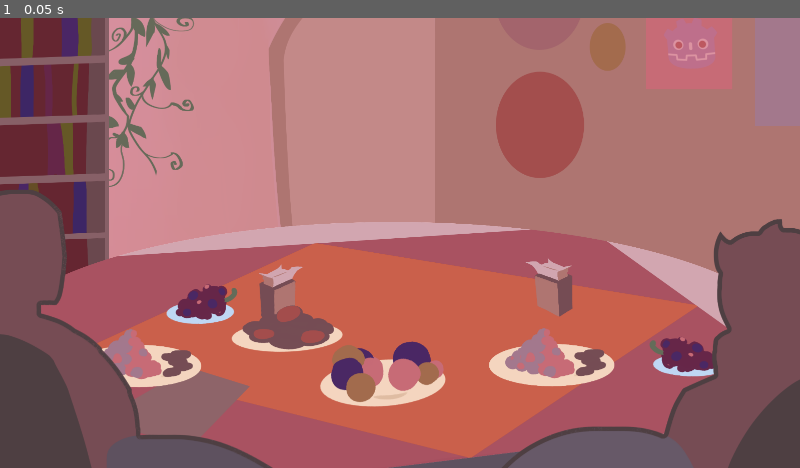
Above: before the commit, frame 1.
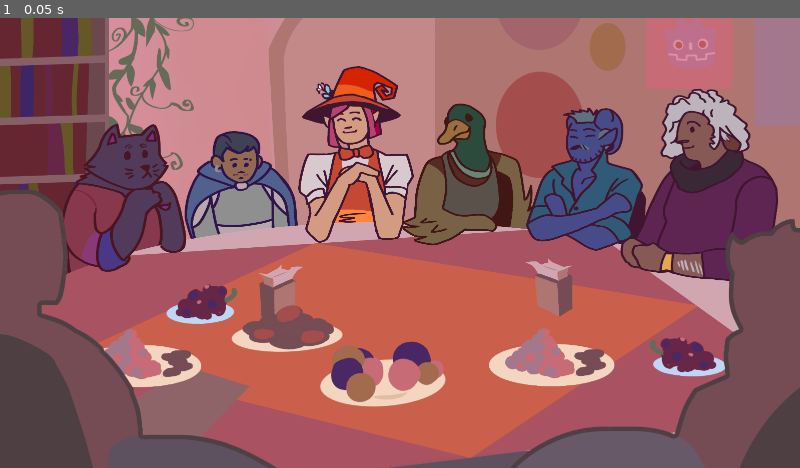
Above: after the commit, the same moment.

Repository: milana-94888u/tea-party
Game: Godot game, scene res://src/scenes/main/main.tscn
The game is run twice, just before and just after one commit, with the same random seed, the same clock (stepped at 60 frames per second) and the same inputs. This scene is started directly instead of the project's main scene.
Inputs:
- Up to frame 1 (0.05 s): no input

The runs differ from the first frame. In frame 1, 21% of the frame differs, in the area x 5-100%, y 10-100%.

Commit message:
prepare main scene

Diff:
--- /dev/null
+++ b/resources/characters/liam.tres
@@ -0,0 +1,15 @@
+[gd_resource type="Resource" script_class="CharacterData" load_steps=4 format=3 uid="uid://ceeqxdqudfeq7"]
+
+[ext_resource type="Texture2D" uid="uid://1m02tk1pqjnj" path="res://assets/liam back.png" id="1_hxlbm"]
+[ext_resource type="Texture2D" uid="uid://c3rfoceqfqm4" path="res://assets/liam front.png" id="2_v2rgd"]
+[ext_resource type="Script" path="res://src/resources/character_data.gd" id="3_pcmh5"]
+
+[resource]
+script = ExtResource("3_pcmh5")
+name = "Liam"
+desired_effects = Array[int]([0, 0])
+undesired_effects = Array[int]([0, 0])
+back_sprite_base = ExtResource("1_hxlbm")
+front_sprite_base = ExtResource("2_v2rgd")
+back_sprite_tea = ExtResource("2_v2rgd")
+front_sprite_tea = ExtResource("2_v2rgd")
--- a/resources/characters/om.tres
+++ b/resources/characters/om.tres
@@ -8,5 +8,5 @@
 name = "Om"
 desired_effects = Array[int]([0, 0])
 undesired_effects = Array[int]([0, 0])
-back_sprite_base = ExtResource("1_gks72")
-back_sprite_tea = ExtResource("1_gks72")
+front_sprite_base = ExtResource("1_gks72")
+front_sprite_tea = ExtResource("1_gks72")
--- a/src/scenes/main/character.tscn
+++ b/src/scenes/main/character.tscn
@@ -1,9 +1,6 @@
-[gd_scene load_steps=5 format=3 uid="uid://cebisjuser8u0"]
+[gd_scene load_steps=2 format=3 uid="uid://cebisjuser8u0"]
 
 [ext_resource type="Script" path="res://src/scenes/main/character.gd" id="1_10xxw"]
-[ext_resource type="Resource" uid="uid://cjniub0lh24nm" path="res://resources/characters/vivienne.tres" id="2_vq6um"]
-[ext_resource type="Texture2D" uid="uid://bq7xb5yopt4pm" path="res://assets/vivienne back.png" id="3_xev82"]
-[ext_resource type="Texture2D" uid="uid://dpla5kyf3s51c" path="res://assets/vivienne front.png" id="4_ra1tu"]
 
 [node name="Character" type="Control"]
 layout_mode = 3
@@ -13,7 +10,6 @@
 grow_horizontal = 2
 grow_vertical = 2
 script = ExtResource("1_10xxw")
-character_data = ExtResource("2_vq6um")
 
 [node name="CharacterBack" type="TextureRect" parent="."]
 unique_name_in_owner = true
@@ -21,7 +17,6 @@
 layout_mode = 0
 offset_right = 40.0
 offset_bottom = 40.0
-texture = ExtResource("3_xev82")
 
 [node name="CupSpot" type="Control" parent="."]
 unique_name_in_owner = true
@@ -34,4 +29,3 @@
 layout_mode = 0
 offset_right = 1000.0
 offset_bottom = 1000.0
-texture = ExtResource("4_ra1tu")
--- a/src/scenes/main/main.tscn
+++ b/src/scenes/main/main.tscn
@@ -1,8 +1,15 @@
-[gd_scene load_steps=4 format=3 uid="uid://dyvattgxpc0el"]
+[gd_scene load_steps=11 format=3 uid="uid://dyvattgxpc0el"]
 
 [ext_resource type="Texture2D" uid="uid://dmdbr7nav2qbj" path="res://assets/background.png" id="1_p3who"]
 [ext_resource type="Texture2D" uid="uid://c5cgw5ytit845" path="res://assets/table.png" id="2_mxjnu"]
 [ext_resource type="Texture2D" uid="uid://b0q102v443u8x" path="res://assets/details on front.png" id="3_6bfes"]
+[ext_resource type="Resource" uid="uid://3t4lxng5vd02" path="res://resources/characters/selene.tres" id="4_4k6hw"]
+[ext_resource type="PackedScene" uid="uid://cebisjuser8u0" path="res://src/scenes/main/character.tscn" id="4_tdins"]
+[ext_resource type="Resource" uid="uid://c2je4p82bieq6" path="res://resources/characters/brokk.tres" id="5_0ci1l"]
+[ext_resource type="Resource" uid="uid://bkawa07t0v1ux" path="res://resources/characters/mel.tres" id="6_2dxjs"]
+[ext_resource type="Resource" uid="uid://cjniub0lh24nm" path="res://resources/characters/vivienne.tres" id="7_cmgwm"]
+[ext_resource type="Resource" uid="uid://cktjktliysf5n" path="res://resources/characters/om.tres" id="8_eijjg"]
+[ext_resource type="Resource" uid="uid://ceeqxdqudfeq7" path="res://resources/characters/liam.tres" id="8_s2x27"]
 
 [node name="Main" type="Control"]
 layout_mode = 3
@@ -13,6 +20,7 @@
 grow_vertical = 2
 
 [node name="Background" type="TextureRect" parent="."]
+z_index = -1
 layout_mode = 1
 anchors_preset = 15
 anchor_right = 1.0
@@ -34,11 +42,71 @@
 expand_mode = 3
 metadata/_edit_lock_ = true
 
+[node name="Characters" type="Control" parent="."]
+anchors_preset = 0
+offset_right = 40.0
+offset_bottom = 40.0
+
+[node name="Selene" parent="Characters" instance=ExtResource("4_tdins")]
+layout_mode = 1
+offset_left = 63.0
+offset_top = 191.0
+offset_right = 63.0
+offset_bottom = 191.0
+scale = Vector2(0.5, 0.5)
+character_data = ExtResource("4_4k6hw")
+
+[node name="Brokk" parent="Characters" instance=ExtResource("4_tdins")]
+layout_mode = 1
+offset_left = 317.0
+offset_top = 160.0
+offset_right = 317.0
+offset_bottom = 160.0
+scale = Vector2(0.5, 0.5)
+character_data = ExtResource("5_0ci1l")
+
+[node name="Mel" parent="Characters" instance=ExtResource("4_tdins")]
+layout_mode = 1
+offset_left = 604.0
+offset_top = 85.0
+offset_right = 604.0
+offset_bottom = 85.0
+scale = Vector2(0.5, 0.5)
+character_data = ExtResource("6_2dxjs")
+
+[node name="Vivienne" parent="Characters" instance=ExtResource("4_tdins")]
+layout_mode = 1
+offset_left = 861.0
+offset_top = 108.0
+offset_right = 861.0
+offset_bottom = 108.0
+scale = Vector2(0.5, 0.5)
+character_data = ExtResource("7_cmgwm")
+
+[node name="Liam" parent="Characters" instance=ExtResource("4_tdins")]
+layout_mode = 1
+offset_left = 1162.0
+offset_top = 136.0
+offset_right = 1162.0
+offset_bottom = 136.0
+scale = Vector2(0.5, 0.5)
+character_data = ExtResource("8_s2x27")
+
+[node name="Om" parent="Characters" instance=ExtResource("4_tdins")]
+layout_mode = 1
+offset_left = 1429.0
+offset_top = 153.0
+offset_right = 1429.0
+offset_bottom = 153.0
+scale = Vector2(0.5, 0.5)
+character_data = ExtResource("8_eijjg")
+
 [node name="DetailsFront" type="TextureRect" parent="."]
 layout_mode = 1
 anchors_preset = 15
 anchor_right = 1.0
 anchor_bottom = 1.0
+offset_right = 31.1111
 grow_horizontal = 2
 grow_vertical = 2
 texture = ExtResource("3_6bfes")
